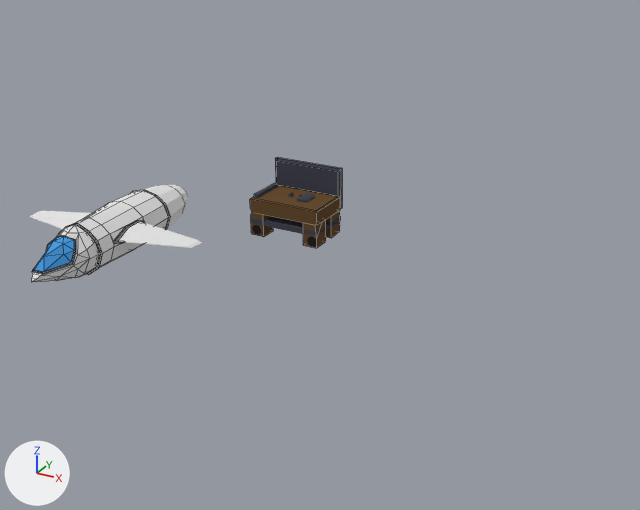
The Blender file Blender/Scene/Space.blend as it was, and as the next commit left it.
Both versions are drawn from a 50 mm camera at (22.3, -37.9, 17.2) aimed at (2.9, -2.8, -0.4). The lights are fixed; the arrows at lower left show +X, +Y and +Z. Mesh edges are drawn as thin lines on the coarser meshes.

Names of what the first picture shows: 'CockPit', 'HautEtablit', 'LeftWing', 'MainShip', 'PiedEtablit', 'PlaqueEtablit', 'Reactor', 'RightWing'.
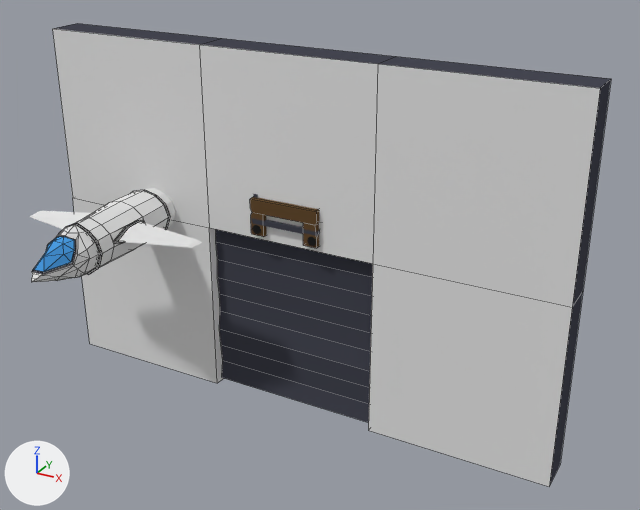
Commit message: Side creation

The change, as a list of edits to the scene's bpy script:
```text
Add mat_texture:
    mat_texture = principled_material('Texture')
    mat_texture.base_color = (0.8, 0.8, 0.8)  # white #e7e7e7
Add me_cube_021:
    me_cube_021.from_pydata(...)  # 32 vertices, 29 faces; spans x -15.0..15.0, y -1.0..1.0, z -11.1..8.9
    # faces by material slot: [22, 7]
    me_cube_021.materials.append(mat_metal)  # dark grey #454752
    me_cube_021.materials.append(mat_texture)  # white #e7e7e7
Add me_cube_020:
    me_cube_020.from_pydata(...)  # 44 vertices, 41 faces; spans x -5.0..5.0, y -0.62..0.5, z -5.5..5.5
    me_cube_020.materials.append(mat_metal)  # dark grey #454752
Add ob_side:
    ob_side = bpy.data.objects.new('Side', me_cube_021)
    ob_side.location = (0.0, 0.0, 0.0)
Add ob_door:
    ob_door = bpy.data.objects.new('Door', me_cube_020)
    ob_door.parent = ob_side
    ob_door.matrix_parent_inverse = Matrix(((1.0, 0.0, 0.0, -25.01), (0.0, 1.0, 0.0, 0.978), (0.0, 0.0, 1.0, -1.075), (0.0, 0.0, 0.0, 1.0)))
    ob_door.location = (25.01, -0.921, -4.378)
```

Location of each change, (x1, y1, x2, y2) in pixels of the pictures (640 x 510 px):
'Side', added
    after: (53, 23, 611, 487)
    faces in mat_texture (white #e7e7e7): (53, 29, 600, 487)
    faces in mat_metal (dark grey #454752): (53, 23, 611, 487)
'Door', added
    after: (216, 229, 373, 423)
'PlaqueEtablit', unchanged, covered by the edit
    before: (275, 157, 342, 209)
